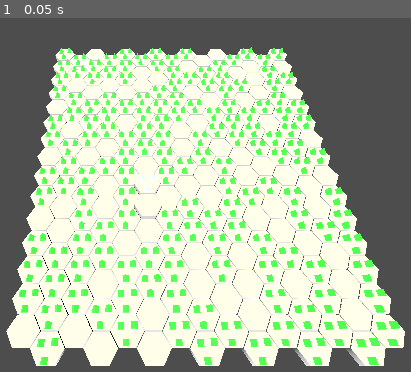
Above: before the commit, frame 1.
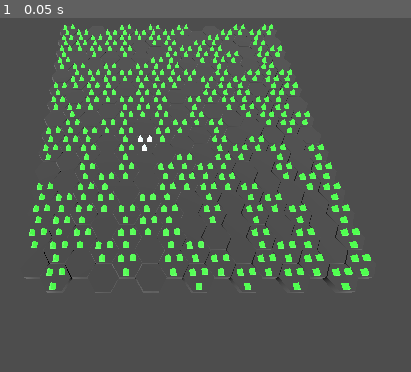
Above: after the commit, the same moment.

Repository: STORM-33/elemental-conquest
Game: Godot game, scene res://scenes/main.tscn
The game is run twice, just before and just after one commit, with the same random seed, the same clock (stepped at 60 frames per second) and the same inputs.
Inputs:
- Up to frame 1 (0.05 s): no input

The runs differ from the first frame. In frame 1, 66% of the frame differs, in the area x 1-99%, y 1-99%.

Commit message:
c

Diff:
--- a/scenes/hex_tile.gd
+++ b/scenes/hex_tile.gd
@@ -2,24 +2,27 @@
 
 @export var tile_type: String = "grass"
 @export var grid_position: Vector2i
-@export var biome_color := Color(0.1, 0.8, 0.2)
-@export var side_color := Color(0.1, 0.1, 0.1)
+@export var biome_color := Color(0, 0, 0)
+@export var side_color := Color(0, 0, 0)
+
+@onready var mesh_instance := $TopColor
+@onready var mesh_instance2 := $SideColor
 
 func set_tile_type(new_type: String):
 	tile_type = new_type
 
 func _ready():
-	if has_node("MeshInstance3D"):
-		var mesh_instance_top = $TopColor
-		var mesh_instance_side = $SideColor
-		var mat := StandardMaterial3D.new()
-		mat.albedo_color = biome_color
-		mesh_instance_top.material_override = mat
-		var mat2 := StandardMaterial3D.new()
-		mat2.albedo_color = side_color
-		mesh_instance_side.material_override = mat2
+	# Apply color to the tile mesh
+	var tile_material = StandardMaterial3D.new()
+	tile_material.transparency = 1
+	tile_material.albedo_color = biome_color
+	mesh_instance.material_override = tile_material
+	var tile_material2 = StandardMaterial3D.new()
+	tile_material2.transparency = 1
+	tile_material2.albedo_color = side_color
+	mesh_instance2.material_override = tile_material2
 
-
+	# Apply color to decorations
 	var deco = $ForestDeco
 	if deco.has_method("set_color"):
 		deco.set_color(biome_color)
--- a/scenes/main.gd
+++ b/scenes/main.gd
@@ -19,7 +19,7 @@
 	BiomeType.GRASSLAND: {
 		"name": "Grassland",
 		"top_color": Color(0.2, 0.8, 0.2),
-		"side_color": Color(0.13, 0.55, 0.13),
+		"side_color": Color(0.1, 0.1, 0.1),
 		"tree_color": Color(0.1, 0.6, 0.1),
 		"tree_chance": 0.7,
 		"elevation": 0.0
@@ -27,7 +27,7 @@
 	BiomeType.DESERT: {
 		"name": "Desert",
 		"top_color": Color(1.0, 0.85, 0.4),
-		"side_color": Color(0.7, 0.6, 0.3),
+		"side_color": Color(0.1, 0.1, 0.1),
 		"tree_color": Color(0.7, 0.5, 0.2),
 		"tree_chance": 0.2,
 		"elevation": 0.0
@@ -35,18 +35,18 @@
 	BiomeType.SNOW: {
 		"name": "Snow",
 		"top_color": Color(0.9, 0.9, 1.0),
-		"side_color": Color(0.7, 0.7, 0.8),
+		"side_color": Color(0.1, 0.1, 0.1),
 		"tree_color": Color(0.5, 0.7, 0.8),
 		"tree_chance": 0.4,
-		"elevation": 0.2
+		"elevation": 0.0
 	},
 	BiomeType.MOUNTAINS: {
 		"name": "Mountains",
 		"top_color": Color(0.4, 0.1, 0.1),
-		"side_color": Color(0.25, 0.1, 0.1),
+		"side_color": Color(0.1, 0.1, 0.1),
 		"tree_color": Color(0.35, 0.15, 0.1),
 		"tree_chance": 0.3,
-		"elevation": 0.5
+		"elevation": 0.0
 	}
 }
 
--- a/scenes/main.tscn
+++ b/scenes/main.tscn
@@ -6,7 +6,7 @@
 script = ExtResource("1_o5qli")
 
 [node name="Camera3D" type="Camera3D" parent="."]
-transform = Transform3D(1, 0, 0, 0, 0.5, 0.866025, 0, -0.866025, 0.5, 3, 10, 13)
+transform = Transform3D(1, 0, 0, 0, 0.5, 0.866025, 0, -0.866025, 0.5, 3, 10, 15)
 
 [node name="DirectionalLight3D" type="DirectionalLight3D" parent="."]
 transform = Transform3D(-0.0267872, -0.798257, -0.601721, 0.0355014, -0.602317, 0.797467, -0.999011, -3.73116e-08, 0.0444737, -18.6671, 16.2104, 0.878454)
